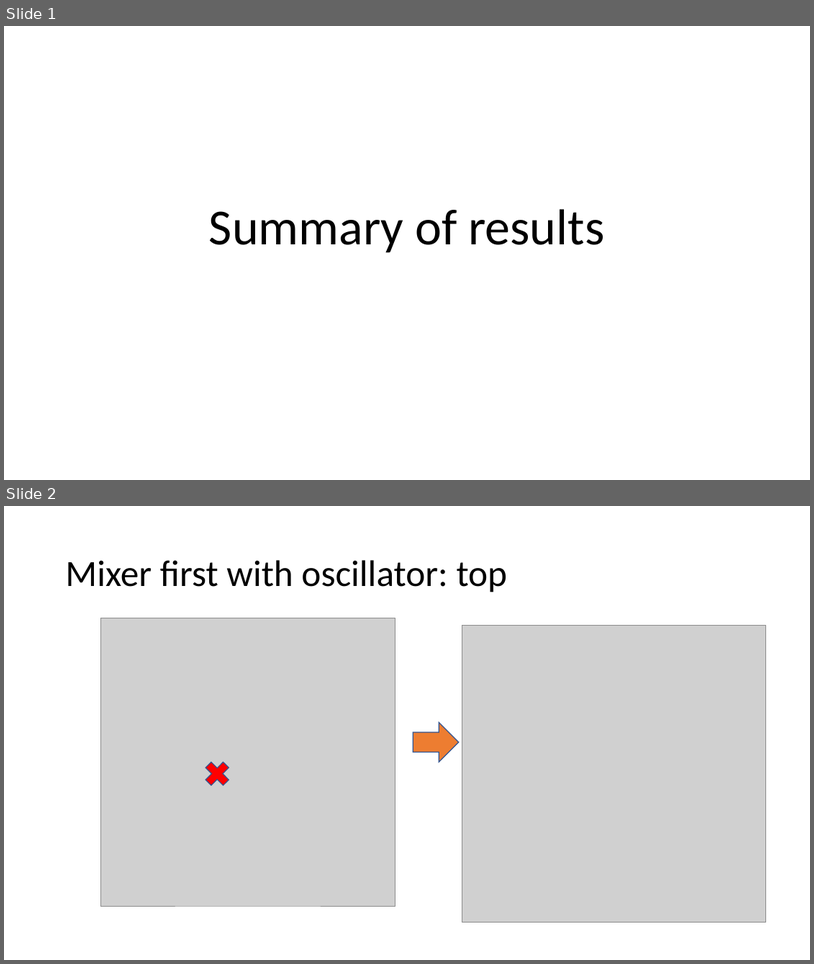
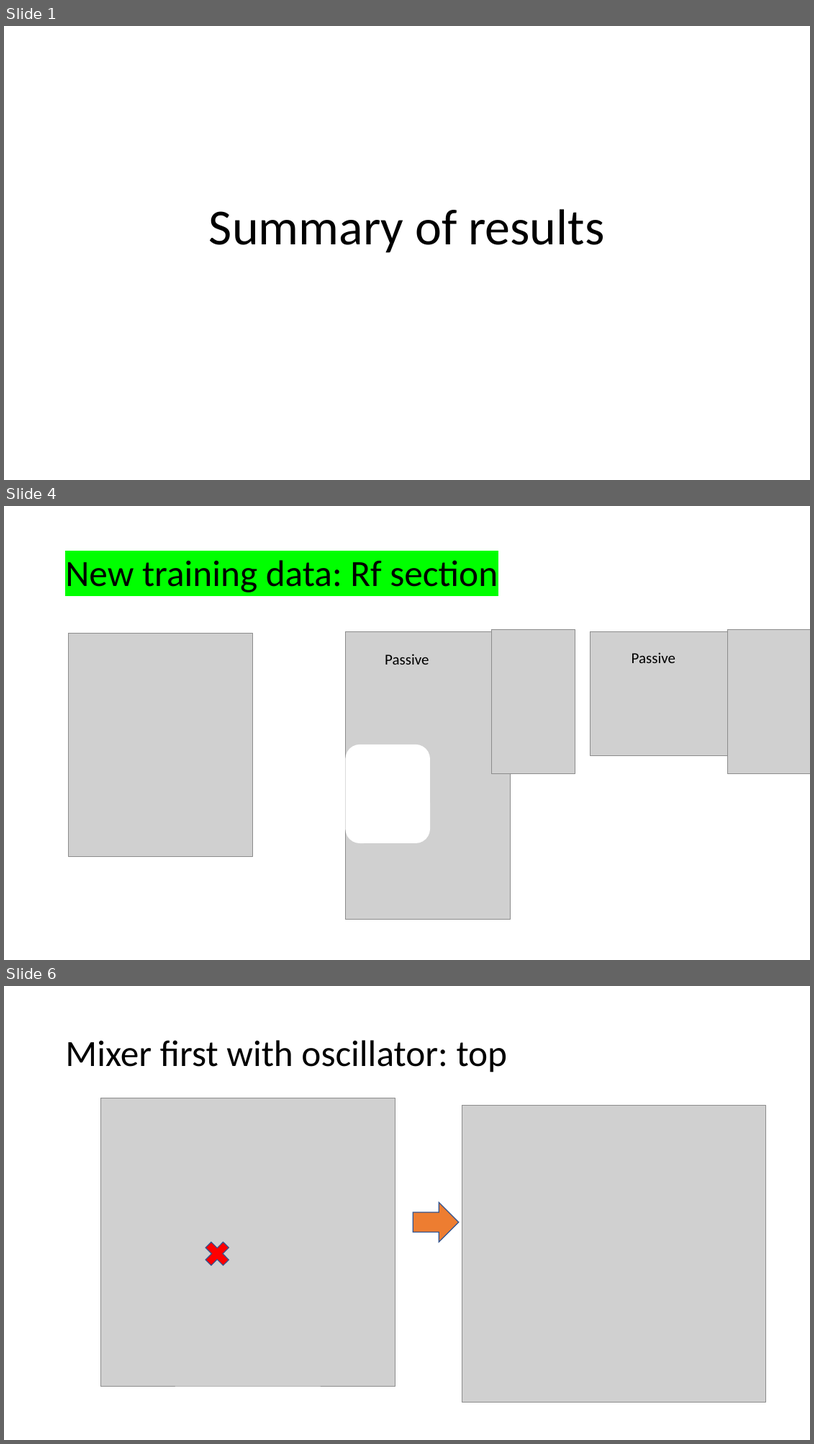
Before and after one commit to kkunal1408/GANA_circuit_data, a slide deck: circuit_data/source_files/individual_test_data_org/summary_results.pptx. Shown one above the other, each under a label of ours: slides 1 and 2 before the commit, slides 1, 4 and 6 after it; the slides between them are not shown. The pictures are 814x964 and 814x1444 pixels, drawn with LibreOffice and Linux fonts; fonts in the diff are those of the drawing; grey boxes stand for pictures. Boxes give left, top, right and bottom in pixels: in the first picture for what was removed or moved away, otherwise in the second. Text is boxed around its words. In the diff, an @@ line names an element or a change of style, - is before the commit and + after.

```diff
--- a/circuit_data/source_files/individual_test_data_org/summary_results.pptx
+++ b/circuit_data/source_files/individual_test_data_org/summary_results.pptx
@@ slide 4 added at box(4, 506, 810, 960), background #FFFFFF @@
@@ title added at box(65, 560, 498, 592), 44 pt, text #000000 @@
+New training data: Rf section
@@ picture added at box(69, 633, 252, 856) @@
@@ picture added at box(346, 632, 510, 919) @@
@@ picture added at box(491, 629, 576, 773) @@
@@ picture added at box(591, 632, 756, 756) @@
@@ picture added at box(728, 629, 810, 773) @@
@@ text added at box(385, 654, 429, 664), 18 pt, text #000000 @@
+Passive
@@ text added at box(632, 652, 676, 663), 18 pt, text #000000 @@
+Passive
@@ rounded rectangle added at box(346, 745, 430, 843), fill #FFFFFF, outline #FFFFFF 1 pt @@
@@ what was slide 2 is now slide 6 @@
```
Also in this commit, not shown: 7 slides changed, 10 other slides added, 3 other files.
